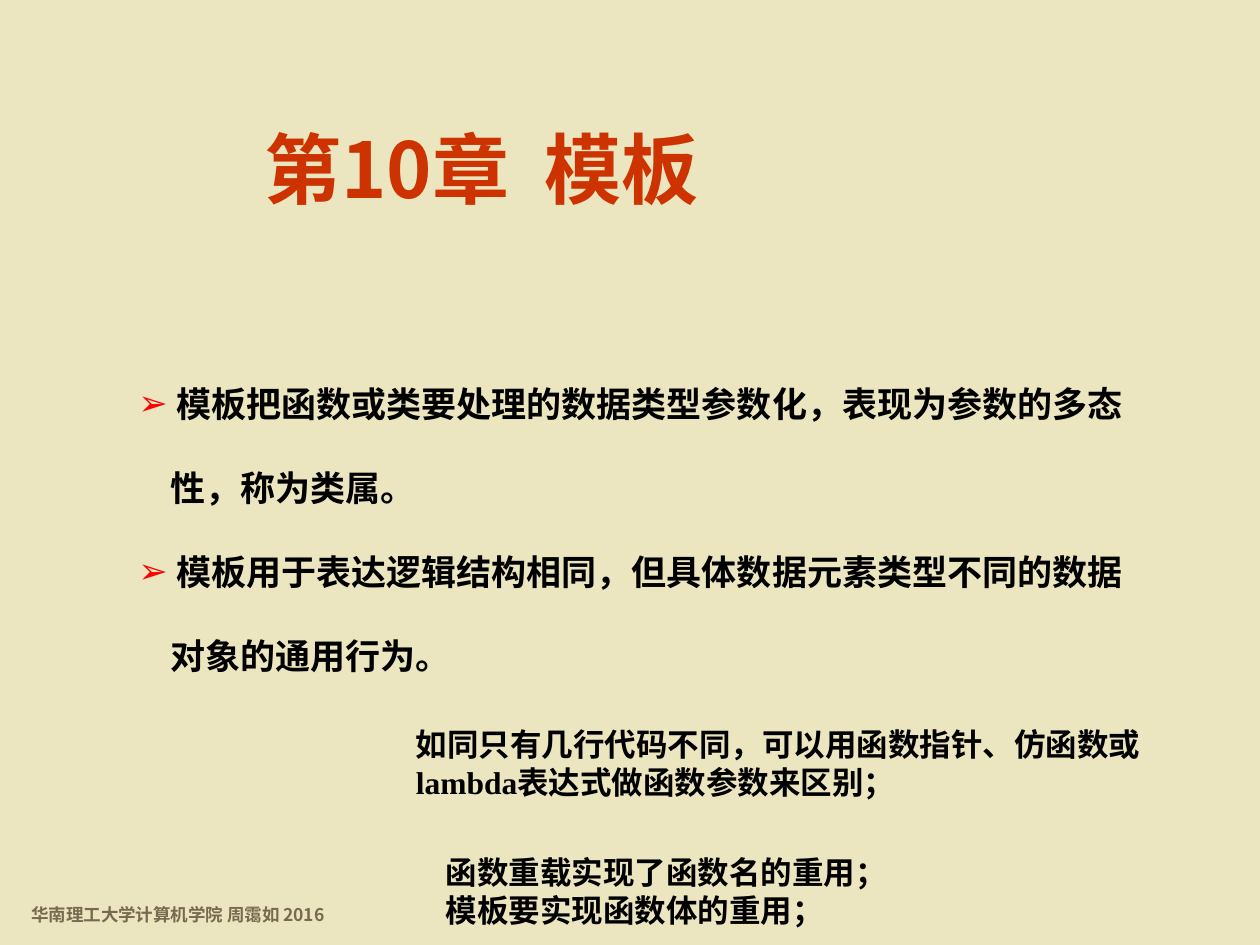
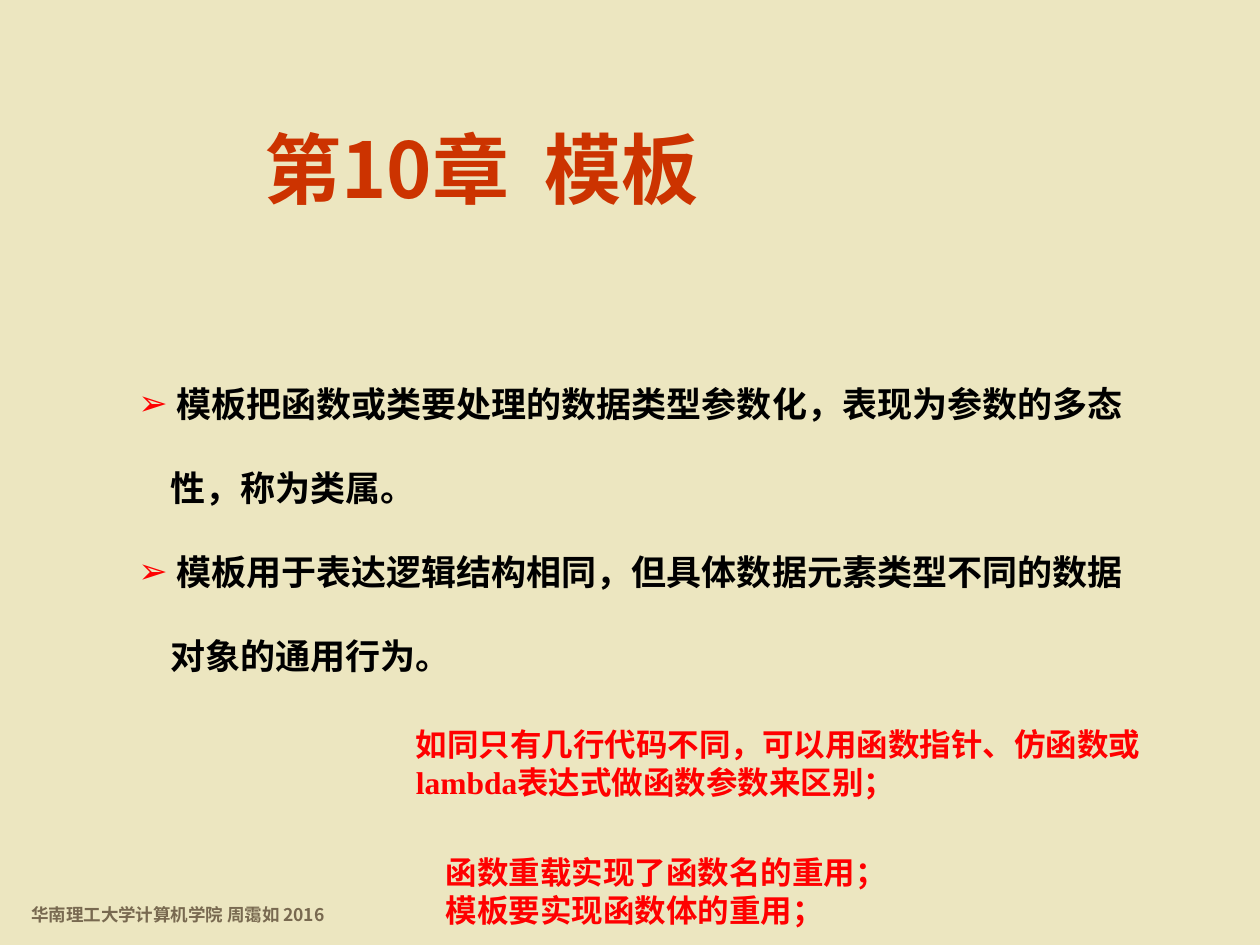
Before and after one commit to wwuhn/wwuhn.github.io, a slide deck: slide 1 of bookspcClassic/C++程序设计基础（第5版）周霭如/10-模板.pptx. Drawn at 1260x945 pixels with LibreOffice and Linux fonts; fonts in the diff are those of the drawing; background and template pictures are left out. Boxes give left, top, right and bottom in pixels: in the first picture for what was removed or moved away, otherwise in the second. Text is boxed around its words. In the diff, an @@ line names an element or a change of style, - is before the commit and + after.

```diff
--- a/bookspcClassic/C++程序设计基础（第5版）周霭如/10-模板.pptx
+++ b/bookspcClassic/C++程序设计基础（第5版）周霭如/10-模板.pptx
@@ text "如同只有几行代码不同，可以用函数指针、仿函数或lambda表达式做函数参数来区别；" at <box>416,729,1140,800</box>: text colour #000000 to #FF0000 @@
@@ text "函数重载实现了函数名的重用；" at <box>446,857,887,928</box>: text colour #000000 to #FF0000 @@
```
Also in this commit, not shown: 2 other slides changed.
